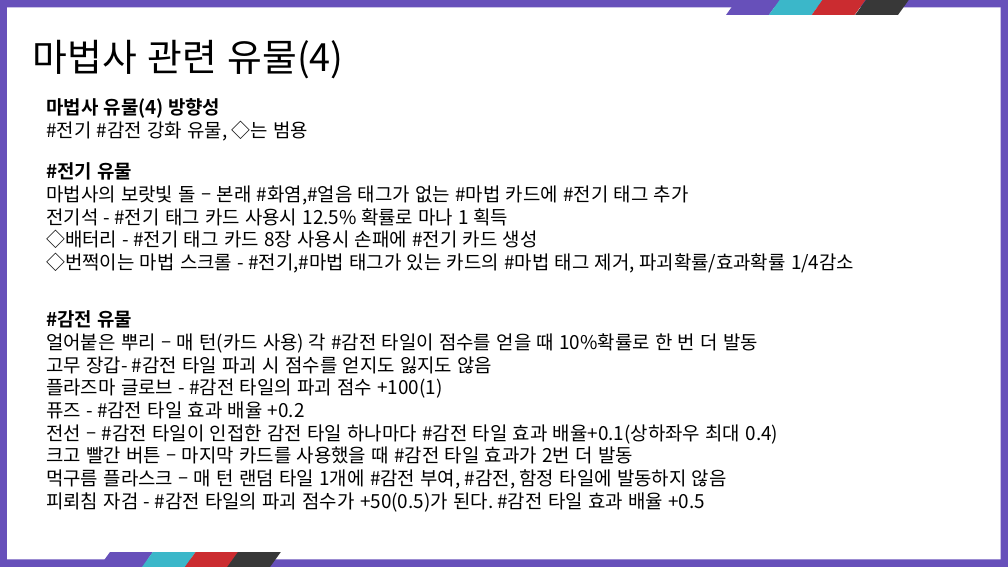
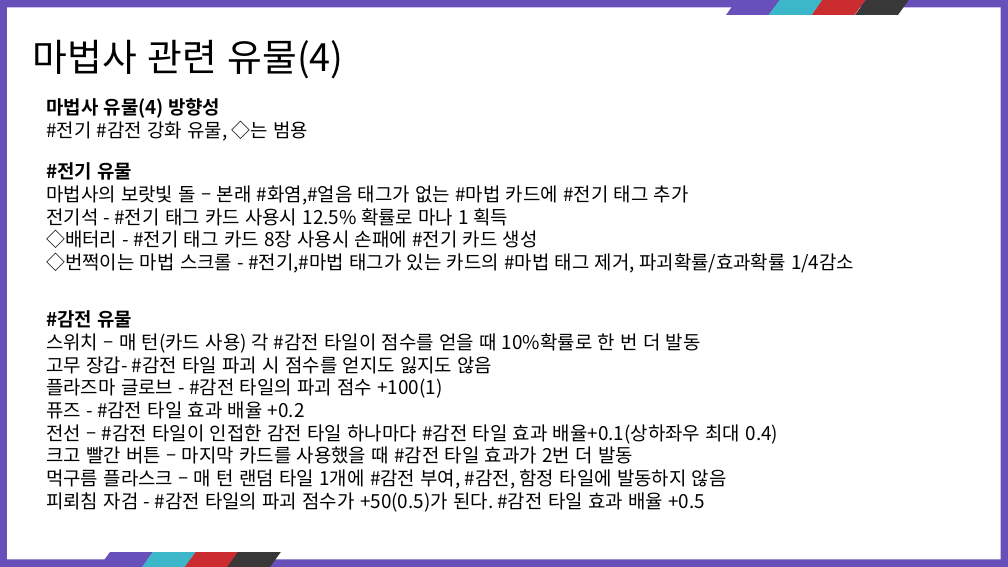
Before and after one commit to kauthor/FluffyDisdog, a slide deck: slide 68 of Plan/기획서/마법사.pptx. Drawn at 1008x567 pixels with LibreOffice and Linux fonts; fonts in the diff are those of the drawing. Boxes give left, top, right and bottom in pixels: in the first picture for what was removed or moved away, otherwise in the second. Text is boxed around its words. In the diff, an @@ line names an element or a change of style, - is before the commit and + after.

```diff
--- a/Plan/기획서/마법사.pptx
+++ b/Plan/기획서/마법사.pptx
@@ text at (46, 333, 701, 353): text changed @@
-얼어붙은 뿌리 – 매 턴(카드 사용) 각 #감전 타일이 점수를 얻을 때 10%확률로 한 번 더 발동
+스위치 – 매 턴(카드 사용) 각 #감전 타일이 점수를 얻을 때 10%확률로 한 번 더 발동
```
Also in this commit, not shown: 5 other slides changed.
